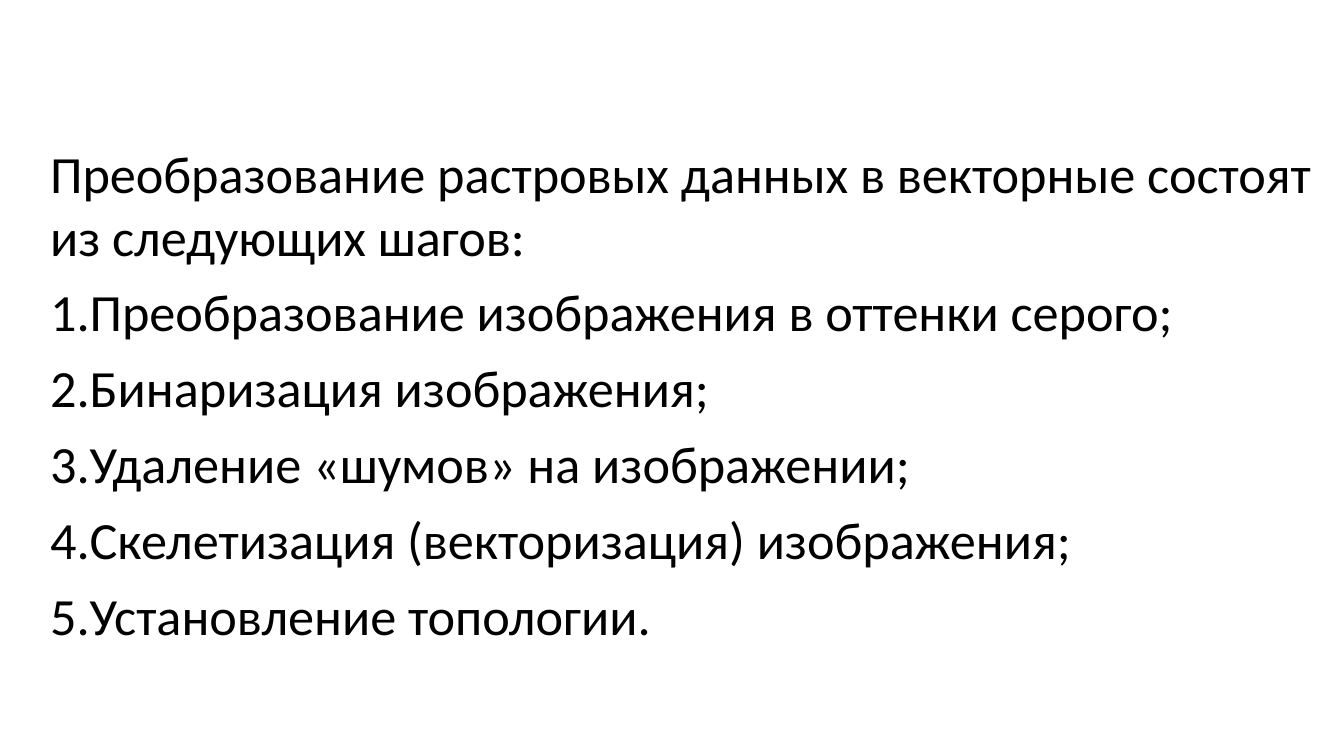
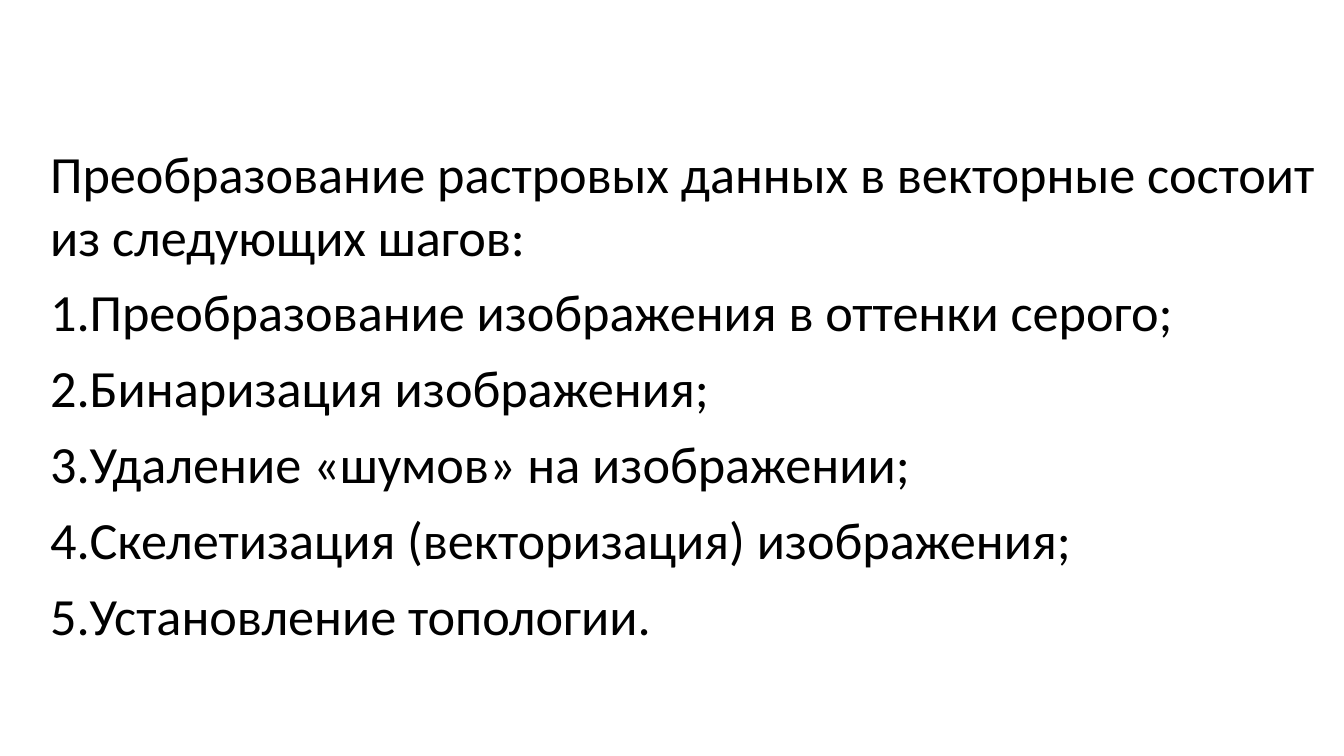
Before and after one commit to alexdegtev/FormingVectorModel, a slide deck: slide 6 of docs/Магистерская диссертация. Дёгтев А.С. 1.ppt. Drawn at 1344x756 pixels with LibreOffice and Linux fonts; fonts in the diff are those of the drawing; background and template pictures are left out. Boxes give left, top, right and bottom in pixels: in the first picture for what was removed or moved away, otherwise in the second. Text is boxed around its words. In the diff, an @@ line names an element or a change of style, - is before the commit and + after.

```diff
--- a/docs/Магистерская диссертация. Дёгтев А.С. 1.ppt
+++ b/docs/Магистерская диссертация. Дёгтев А.С. 1.ppt
@@ text at (x1=50, y1=157, x2=1314, y2=265): text changed @@
-Преобразование растровых данных в векторные состоят из следующих шагов:
+Преобразование растровых данных в векторные состоит из следующих шагов:
```
Also in this commit, not shown: 2 other slides changed, 1 other file.
